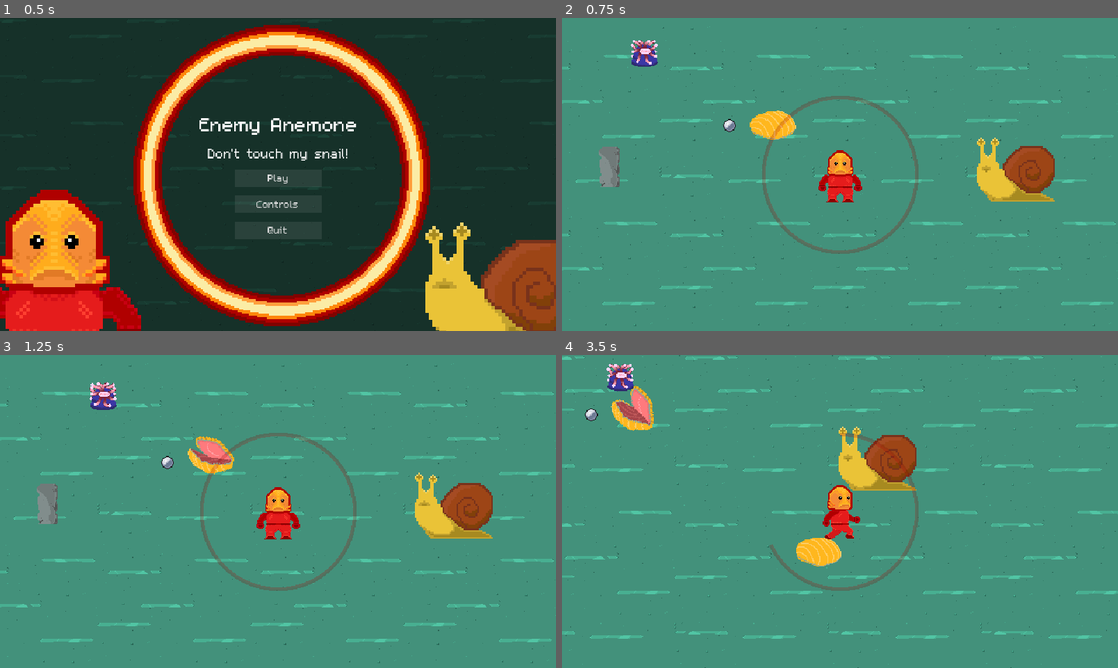
Above: before the commit, frames 1-4 (two rows, left to right).
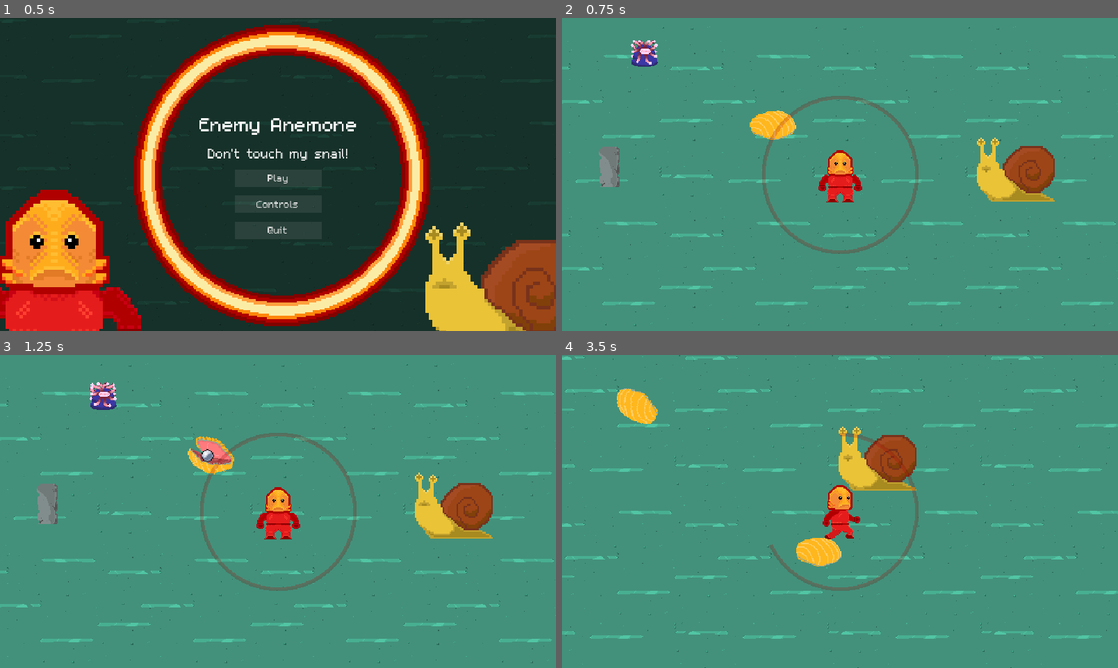
Above: after the commit, the same moments.

Repository: Splashy-Inc/enemy-anemone
Game: Godot game, scene res://SCENES/screen_manager.tscn
Same seed, same stepped clock (60 frames per second), same inputs: the game is played once before the commit and once after it.
Inputs (mouse positions are in pixels of both pictures, inside the frame that each line leads up to):
- Up to frame 1 (0.5 s): no input
- Up to frame 2 (0.75 s): click "Play" at 0.5 s
- Up to frame 3 (1.25 s): no input
- Up to frame 4 (3.5 s): tap Enter at 1.25 s; move the mouse to (962, 495) at 1.27 s; press the mouse at (962, 495) at 1.28 s; hold D (right) 1.28-2.03 s; move the mouse to (728, 527) at 2.02 s; release the mouse at (728, 527) at 2.03 s; hold S (down) 2.03-2.78 s; right-click (728, 527) at 2.1 s; move the mouse to (895, 442) at 2.77 s; press the mouse at (895, 442) at 2.78 s; hold D (right) from 2.78 s (still down)

Frame 1 is identical in both runs. In frame 2, less than 0.1% of the frame differs, in the area x 29-32%, y 32-37%; in frame 3, 0.1%; in frame 4, 1.2%, in the area x 4-18%, y 2-25%.

Commit message:
Clams firing pearls that kill enemies

Diff:
--- a/SCENES/clam.tscn
+++ b/SCENES/clam.tscn
@@ -1,7 +1,8 @@
-[gd_scene load_steps=14 format=3 uid="uid://bsa1pio43cai0"]
+[gd_scene load_steps=15 format=3 uid="uid://bsa1pio43cai0"]
 
 [ext_resource type="Script" path="res://SCRIPTS/clam.gd" id="1_j5dn6"]
 [ext_resource type="Texture2D" uid="uid://dkq5gidklwrqd" path="res://ASSETS/Art/clam/Clam.png" id="1_kwr1j"]
+[ext_resource type="PackedScene" uid="uid://tajnjj2x3pty" path="res://SCENES/pearl.tscn" id="2_ud4y2"]
 
 [sub_resource type="AtlasTexture" id="AtlasTexture_g78g5"]
 atlas = ExtResource("1_kwr1j")
@@ -119,6 +120,7 @@
 
 [node name="Clam" type="CharacterBody2D"]
 script = ExtResource("1_j5dn6")
+pearl_scene = ExtResource("2_ud4y2")
 placing_modulate = Color(1, 1, 1, 0.470588)
 
 [node name="AnimatedSprite2D" type="AnimatedSprite2D" parent="."]
--- a/SCENES/pearl.tscn
+++ b/SCENES/pearl.tscn
@@ -1,8 +1,12 @@
-[gd_scene load_steps=2 format=3 uid="uid://tajnjj2x3pty"]
+[gd_scene load_steps=3 format=3 uid="uid://tajnjj2x3pty"]
 
 [ext_resource type="Texture2D" uid="uid://cqo2sbrybwpcd" path="res://ASSETS/Art/clam/Pearl.png" id="1_lrkvu"]
+[ext_resource type="Script" path="res://SCRIPTS/pearl.gd" id="1_mnynt"]
 
 [node name="Pearl" type="Area2D"]
+collision_layer = 0
+collision_mask = 4
+script = ExtResource("1_mnynt")
 
 [node name="Sprite2D" type="Sprite2D" parent="."]
 position = Vector2(0, -3)
@@ -11,3 +15,5 @@
 [node name="CollisionPolygon2D" type="CollisionPolygon2D" parent="."]
 position = Vector2(0, -3)
 polygon = PackedVector2Array(-1, -5, -1, -4, -3, -4, -3, -3, -5, -3, -5, -1, -6, -1, -6, 1, -7, 1, -7, 4, -6, 4, -6, 6, -5, 6, -5, 8, -3, 8, -3, 9, -1, 9, -1, 10, 2, 10, 2, 9, 4, 9, 4, 8, 6, 8, 6, 6, 7, 6, 7, 4, 8, 4, 8, 1, 7, 1, 7, -1, 6, -1, 6, -3, 4, -3, 4, -4, 2, -4, 2, -5)
+
+[connection signal="body_entered" from="." to="." method="_on_body_entered"]
--- a/SCENES/playground.tscn
+++ b/SCENES/playground.tscn
@@ -9,7 +9,6 @@
 [ext_resource type="PackedScene" path="res://SCENES/rock_02.tscn" id="5_iqihp"]
 [ext_resource type="PackedScene" uid="uid://bsa1pio43cai0" path="res://SCENES/clam.tscn" id="6_55bcv"]
 [ext_resource type="PackedScene" path="res://SCENES/rock_03.tscn" id="6_jfe5b"]
-[ext_resource type="PackedScene" uid="uid://tajnjj2x3pty" path="res://SCENES/pearl.tscn" id="7_12brh"]
 
 [sub_resource type="TileSetAtlasSource" id="TileSetAtlasSource_3rhkp"]
 texture = ExtResource("2_57ss8")
@@ -257,9 +256,6 @@
 position = Vector2(243, 435)
 is_placed = true
 
-[node name="Pearl" parent="GamePieces" instance=ExtResource("7_12brh")]
-position = Vector2(193, 441)
-
 [node name="Anemone" parent="GamePieces" instance=ExtResource("5_4386a")]
 position = Vector2(87, 354)
 
--- a/SCRIPTS/clam.gd
+++ b/SCRIPTS/clam.gd
@@ -1,6 +1,6 @@
 extends CharacterBody2D
 
-@export var target: Node2D
+@export var pearl_scene: PackedScene
 @export var is_placed = false
 @export var placing_modulate: Color
 
@@ -32,7 +32,10 @@
 	in_range_targets.erase(body)
 
 func _fire_pearl():
-	pass
+	var new_pearl = pearl_scene.instantiate()
+	get_parent().add_child(new_pearl)
+	new_pearl.global_position = global_position
+	new_pearl.fire(in_range_targets.front())
 
 func on_placed():
 	is_placed = true
--- /dev/null
+++ b/SCRIPTS/pearl.gd
@@ -0,0 +1,22 @@
+extends Area2D
+
+var target: Node2D
+var speed = 300
+
+# Called when the node enters the scene tree for the first time.
+func _ready() -> void:
+	pass # Replace with function body.
+
+# Called every frame. 'delta' is the elapsed time since the previous frame.
+func _process(delta: float) -> void:
+	if target:
+		# Move toward the enemy
+		if global_position.distance_to(target.global_position) > 0:
+			global_position = global_position.move_toward(target.global_position, delta * speed)
+
+func fire(new_target: Node2D):
+	target = new_target
+
+func _on_body_entered(body: Node2D) -> void:
+	body.on_hit(1)
+	queue_free()
Not shown: 1 places in SCENES/playground.tscn that only renumber resources
